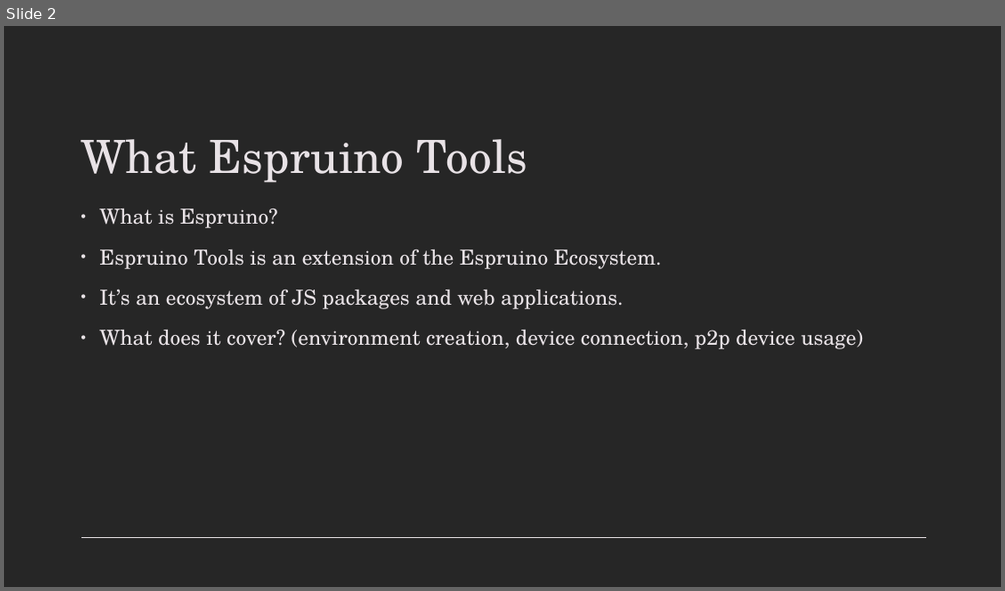
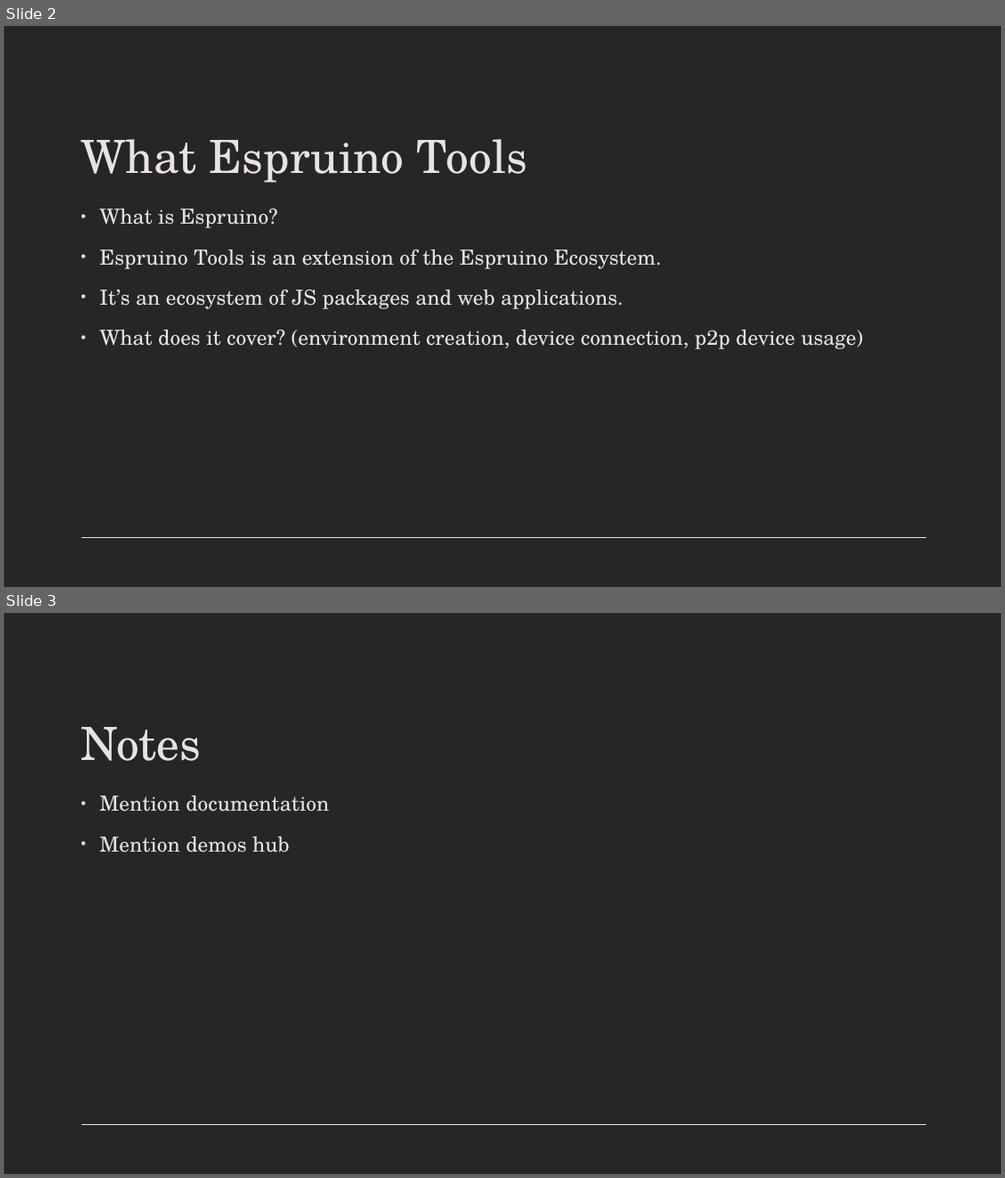
Before and after one commit to callummclu/dissertation, a slide deck: presentation/Presentation.pptx. Shown one above the other, each under a label of ours: slide 2 before the commit, slides 2 and 3 after it. The pictures are 1005x591 and 1005x1178 pixels, drawn with LibreOffice and Linux fonts; fonts in the diff are those of the drawing. Boxes give left, top, right and bottom in pixels: in the first picture for what was removed or moved away, otherwise in the second. Text is boxed around its words. In the diff, an @@ line names an element or a change of style, - is before the commit and + after.

```diff
--- a/presentation/Presentation.pptx
+++ b/presentation/Presentation.pptx
@@ slide 3 added at bbox=[4, 613, 1001, 1174], background #262626; not listed: 1 template element that a slide beside it also shows @@
@@ title added at bbox=[81, 727, 201, 761], 44 pt, text #E8E2E6 @@
+Notes
@@ text added at bbox=[99, 795, 329, 852], 20 pt, text #E8E2E6 @@
+• Mention documentation
+• Mention demos hub
```
Also in this commit, not shown: 1 slide changed, 1 other slide added, 20 other files.
